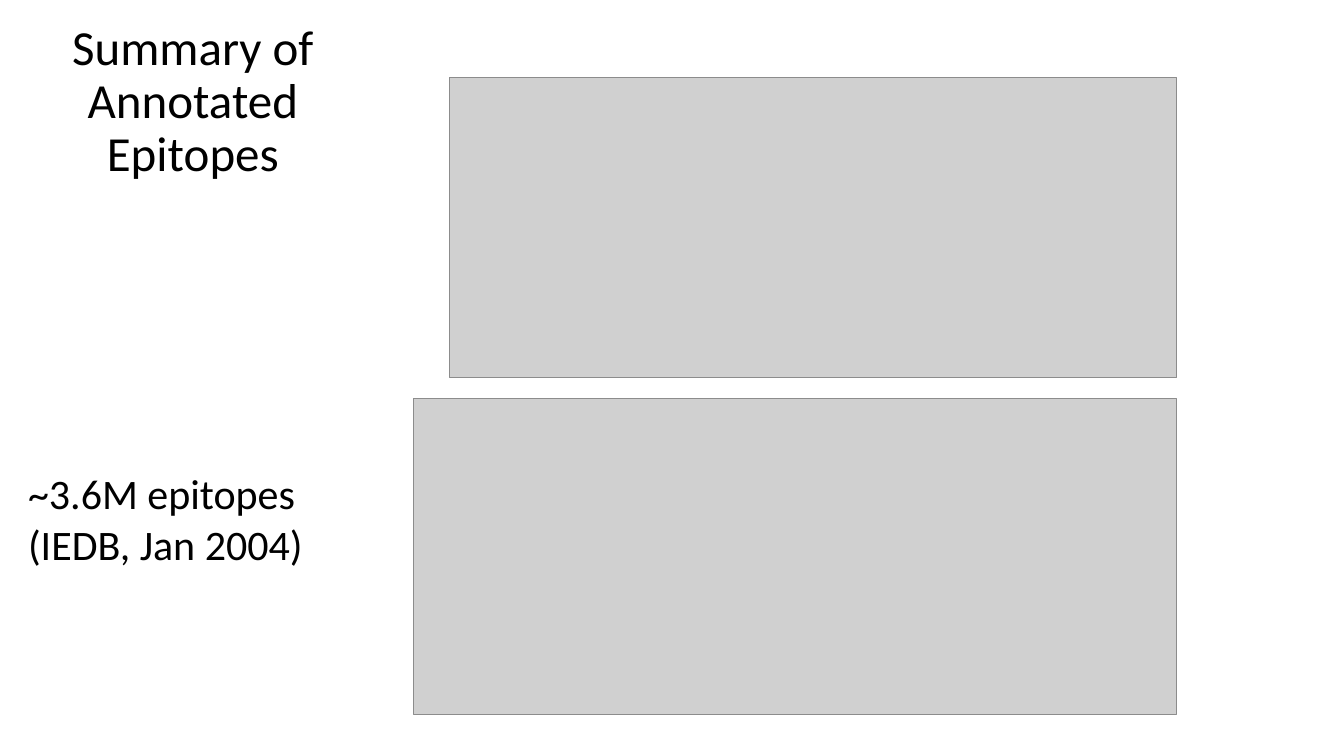
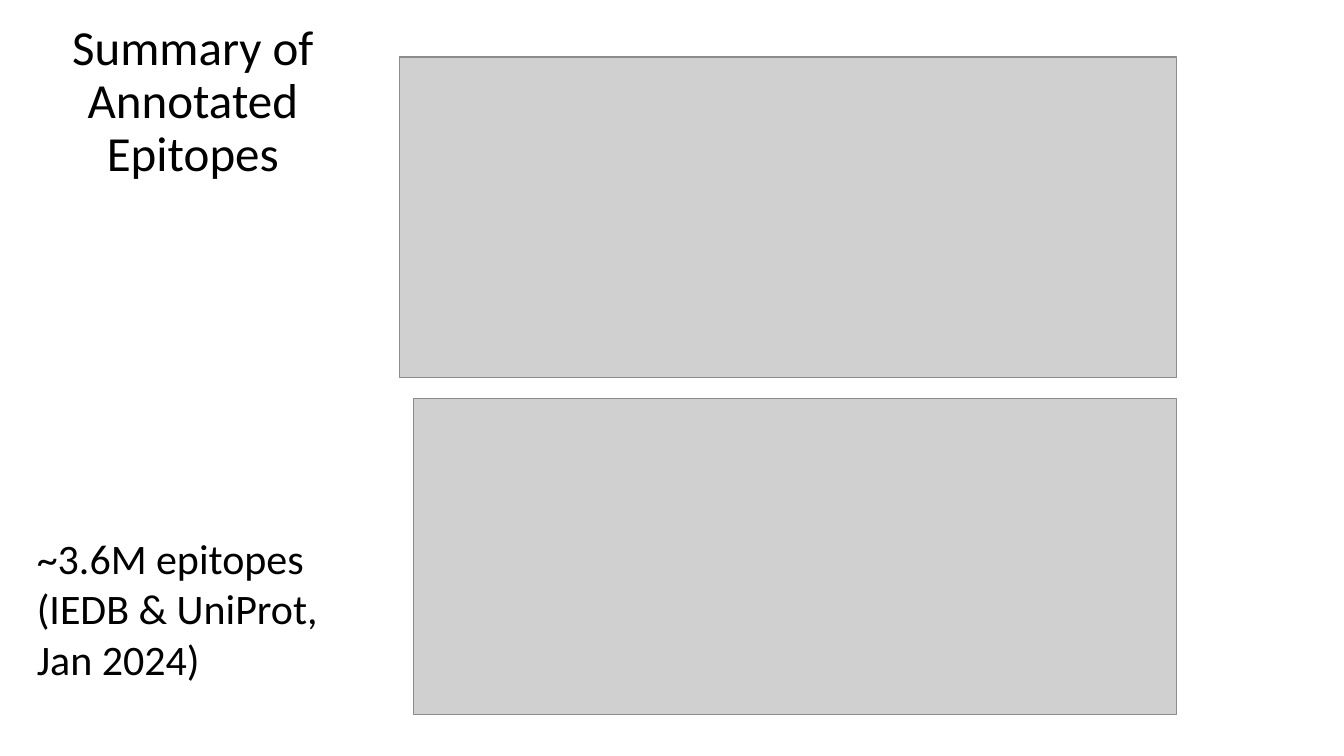
Before and after one commit to Tiezhengyuan/ml_epitope, a slide deck: slide 6 of cases/Epitope_Prediction_TiezhengYuan.pptx. Drawn at 1344x756 pixels with LibreOffice and Linux fonts; fonts in the diff are those of the drawing; grey boxes stand for pictures. Boxes give left, top, right and bottom in pixels: in the first picture for what was removed or moved away, otherwise in the second. Text is boxed around its words. In the diff, an @@ line names an element or a change of style, - is before the commit and + after.

```diff
--- a/cases/Epitope_Prediction_TiezhengYuan.pptx
+++ b/cases/Epitope_Prediction_TiezhengYuan.pptx
@@ picture: place and size @@
-picture at (450, 78, 1178, 378)
+picture at (400, 57, 1178, 378)
@@ text "~3.6M epitopes": place and size @@
-text "~3.6M epitopes" at (28, 480, 303, 566)
+text "~3.6M epitopes" at (37, 545, 318, 681)
@@ text at (37, 593, 318, 681): text changed @@
-(IEDB, Jan 2004)
+(IEDB & UniProt, Jan 2024)
```
Also in this commit, not shown: 10 other slides changed, 1 slide added, 2 slides removed, 2 other files.
